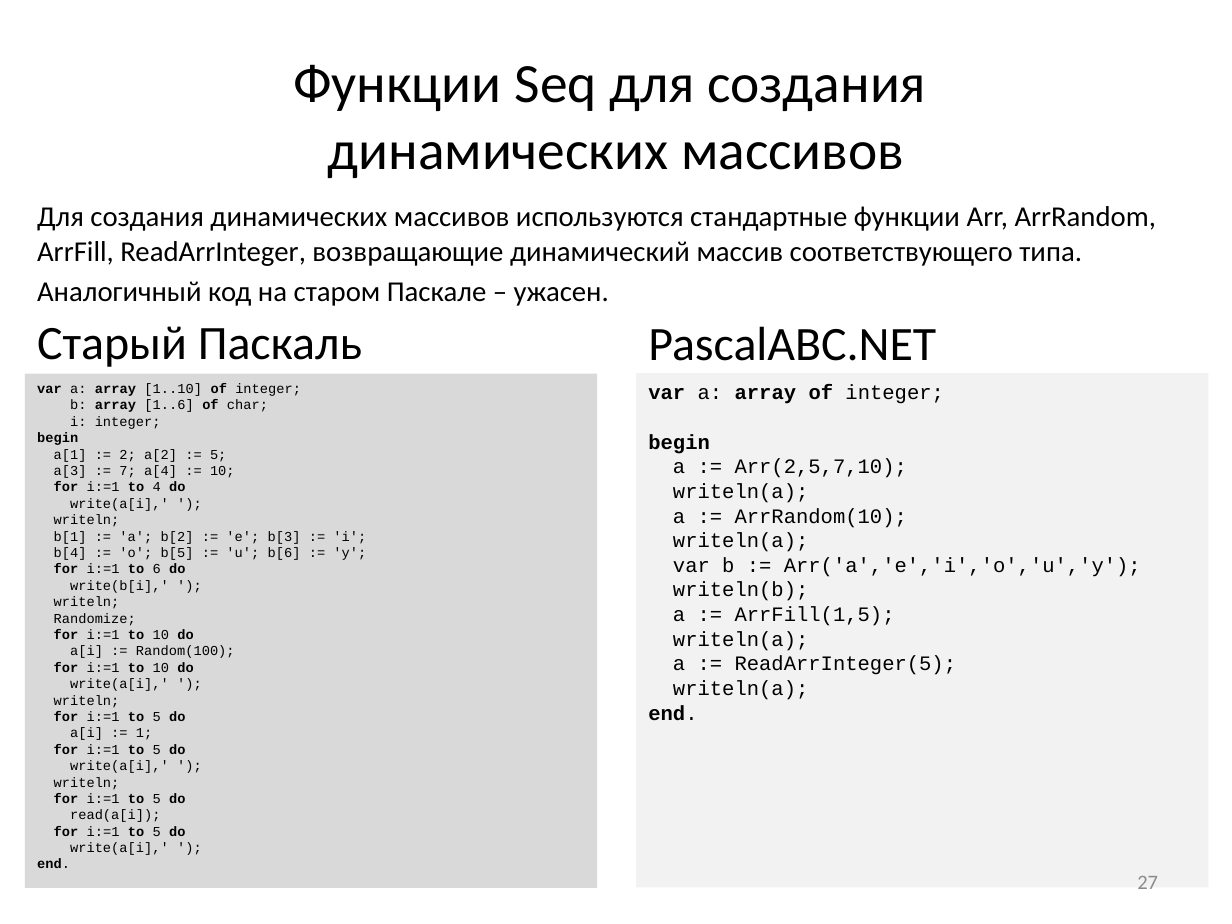
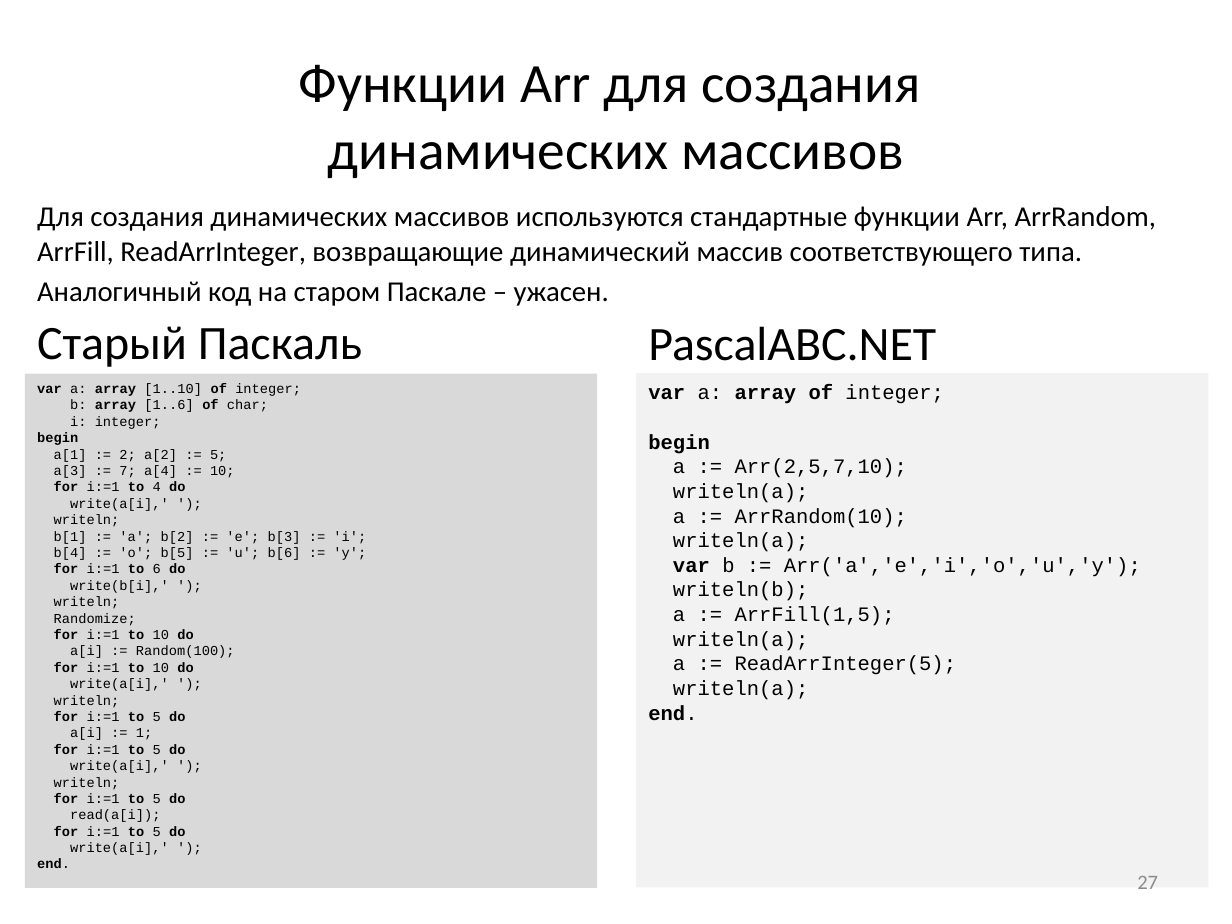
Before and after one commit to pascalabcnet/pascalabcnet, a slide deck: slide 27 of _Presentations/2015 New Features/PascalABC.NET 2015.pptx. Drawn at 1232x924 pixels with LibreOffice and Linux fonts; fonts in the diff are those of the drawing. Boxes give left, top, right and bottom in pixels: in the first picture for what was removed or moved away, otherwise in the second. Text is boxed around its words. In the diff, an @@ line names an element or a change of style, - is before the commit and + after.

```diff
--- a/_Presentations/2015 New Features/PascalABC.NET 2015.pptx
+++ b/_Presentations/2015 New Features/PascalABC.NET 2015.pptx
@@ title at [299,64,921,178]: text changed @@
-Функции Seq для создания
-динамических массивов
+Функции Arr для создания
+динамических массивов
@@ text in rectangle at [673,557,1141,577]: bold on in "var" @@
```
Also in this commit, not shown: 4 other slides changed, 9 other files.
